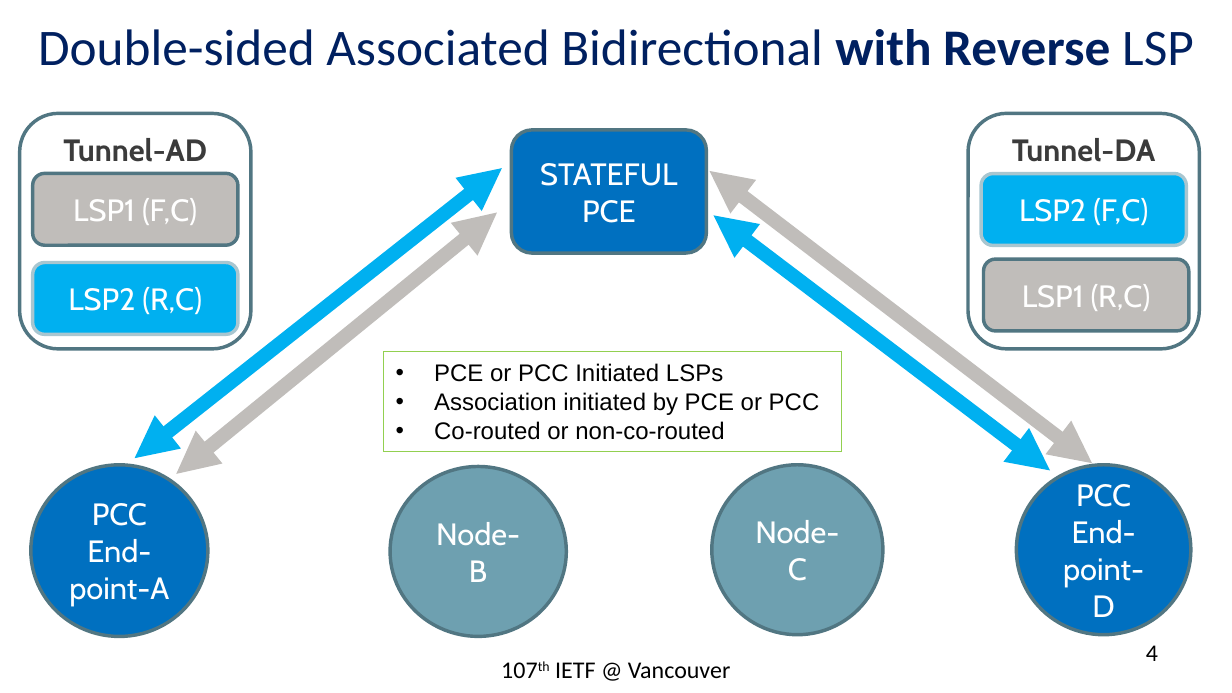
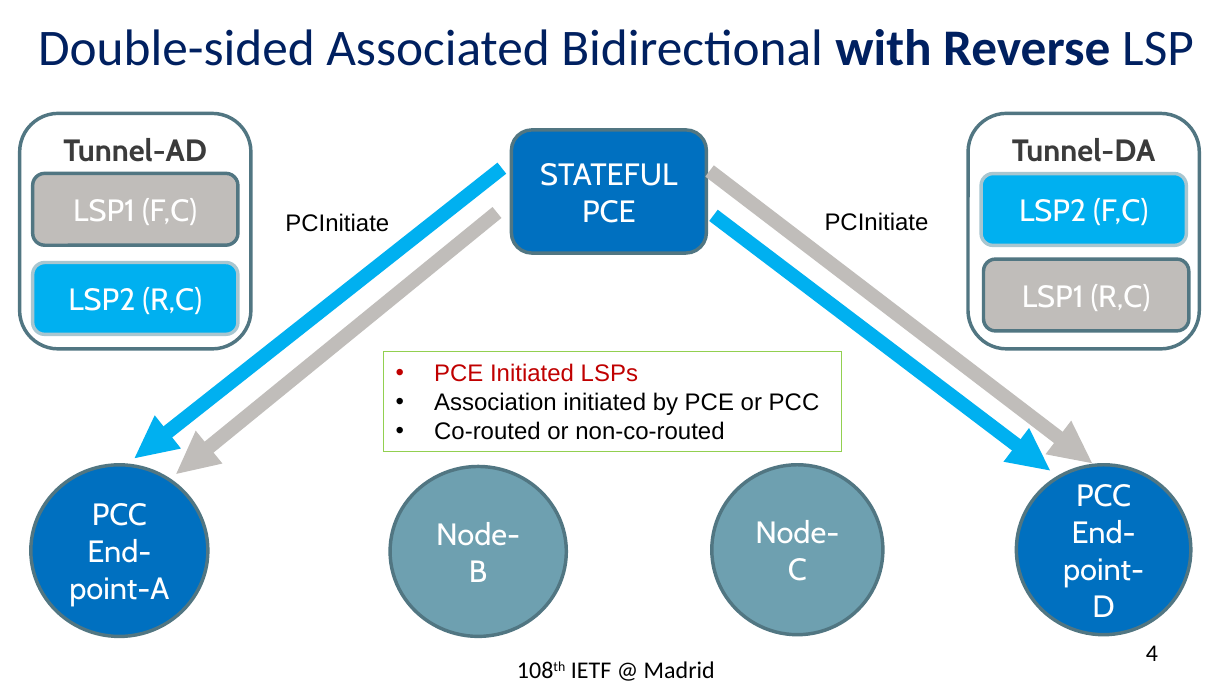
Before and after one commit to rakgandhi/ietf-public, a slide deck: slide 4 of draft-ietf-pce-sr-bidir-path-02.pptx. Drawn at 1232x693 pixels with LibreOffice and Linux fonts; fonts in the diff are those of the drawing. Boxes give left, top, right and bottom in pixels: in the first picture for what was removed or moved away, otherwise in the second. Text is boxed around its words. In the diff, an @@ line names an element or a change of style, - is before the commit and + after.

```diff
--- a/draft-ietf-pce-sr-bidir-path-02.pptx
+++ b/draft-ietf-pce-sr-bidir-path-02.pptx
@@ double arrow (134, 458) - (501, 169): double arrow to arrow @@
@@ double arrow (1092, 463) - (710, 171): double arrow to arrow @@
@@ double arrow (496, 213) - (176, 474): double arrow to arrow @@
@@ text added at (285,213,389,232), 14 pt, text #000000 @@
+PCInitiate
@@ double arrow (713, 216) - (1050, 471): double arrow to arrow @@
@@ text added at (825,212,929,231), 14 pt, text #000000 @@
+PCInitiate
@@ text in rectangle at (434,363,638,382): text changed; text colour #000000 to #C00000 @@
-• PCE or PCC Initiated LSPs
+• PCE Initiated LSPs
@@ text at (571,661,715,678): text changed @@
-107th IETF @ Vancouver
+108th IETF @ Madrid
```
Also in this commit, not shown: 17 other slides changed, 1 slide added.
